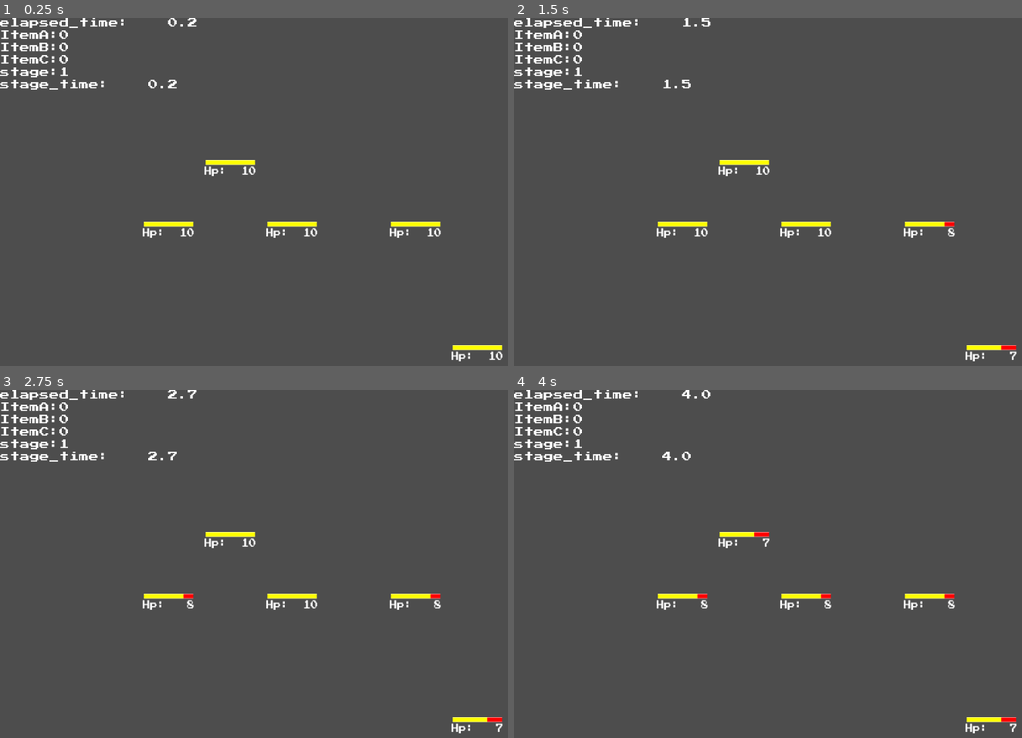
Above: before the commit, frames 1-4 (two rows, left to right).
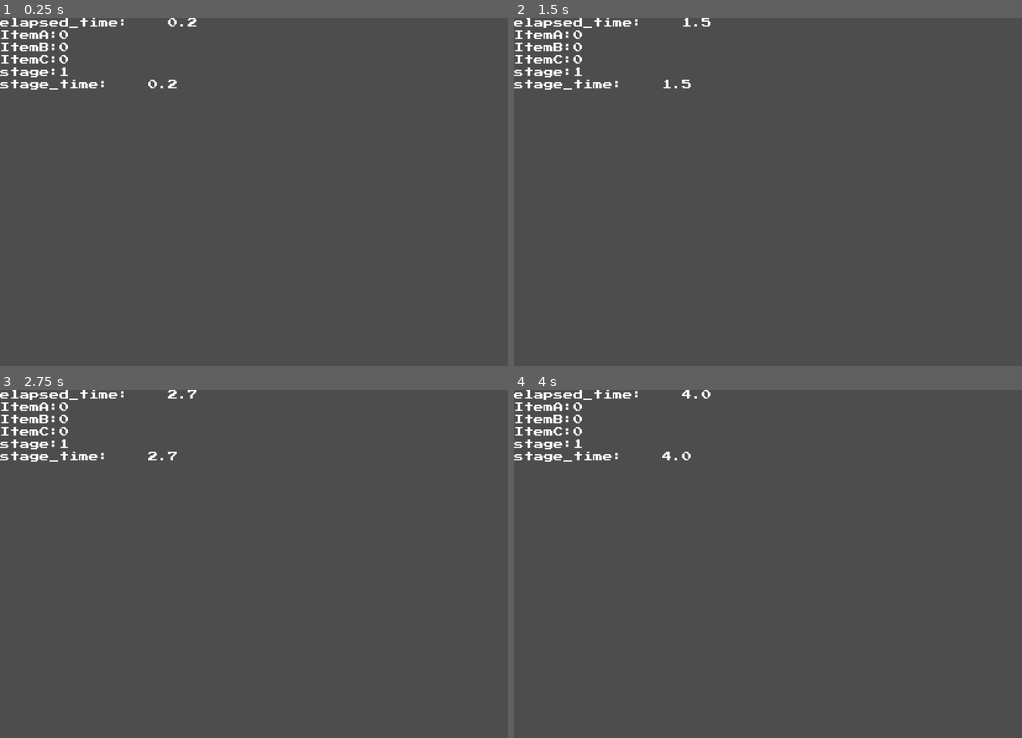
Above: after the commit, the same moments.

Repository: satoIZ/L012
Game: Godot game, scene res://enemy1/enemyA1.tscn
Two runs of this game, one before a commit and one after it. Both use one fixed random seed, a clock stepped at 60 frames per second and the inputs below.
Inputs (mouse positions are in pixels of both pictures, inside the frame that each line leads up to):
- Up to frame 1 (0.25 s): no input
- Up to frame 2 (1.5 s): move the mouse to (915, 202) at 0.52 s; press the mouse at (915, 202) at 0.53 s; move the mouse to (976, 327) at 1.27 s; release the mouse at (976, 327) at 1.28 s; click (976, 327) at 1.35 s
- Up to frame 3 (2.75 s): move the mouse to (152, 574) at 2.02 s; press the mouse at (152, 574) at 2.03 s
- Up to frame 4 (4 s): move the mouse to (732, 511) at 2.77 s; release the mouse at (732, 511) at 2.78 s; click (732, 511) at 2.85 s; move the mouse to (793, 574) at 3.52 s; press the mouse at (793, 574) at 3.53 s

The runs differ from the first frame. In frame 1, 1.2% of the frame differs, in the area x 28-99%, y 40-99%; in frame 2, 1.2%; in frame 3, 1.2%; in frame 4, 1.2%.
Error after the commit: Invalid assignment of property or key 'max_value' with value of type 'float' on a base object of type 'null instance'. (res://enemy1/Enemy1.gd:29)

Commit message:
Update enemy1.tscn

Diff:
--- a/enemy1/enemy1.tscn
+++ b/enemy1/enemy1.tscn
@@ -1,9 +1,7 @@
-[gd_scene load_steps=6 format=3 uid="uid://dbtfuom7tky3"]
+[gd_scene load_steps=4 format=3 uid="uid://dbtfuom7tky3"]
 
 [ext_resource type="Script" path="res://enemy1/Enemy1.gd" id="1_ija6t"]
-[ext_resource type="Texture2D" uid="uid://c4jfy17sc6yer" path="res://image/bar.png" id="2_uo6m8"]
-[ext_resource type="Texture2D" uid="uid://dhw7ka4k5qgpc" path="res://image/bar_w.png" id="3_ioed8"]
-[ext_resource type="FontFile" uid="uid://gkmjx56aaqre" path="res://fonts/PressStart2P-Regular.ttf" id="4_rfad3"]
+[ext_resource type="PackedScene" uid="uid://s7njlcasydkq" path="res://UI/gauge.tscn" id="2_iedf1"]
 
 [sub_resource type="RectangleShape2D" id="RectangleShape2D_jtoq3"]
 size = Vector2(50, 50)
@@ -14,27 +12,7 @@
 [node name="CollisionShape2D" type="CollisionShape2D" parent="."]
 shape = SubResource("RectangleShape2D_jtoq3")
 
-[node name="gauge" type="TextureProgressBar" parent="."]
-offset_left = -17.0
-offset_top = 30.0
-offset_right = 383.0
-offset_bottom = 70.0
-scale = Vector2(0.2, 0.5)
-texture_under = ExtResource("2_uo6m8")
-texture_over = ExtResource("3_ioed8")
-texture_progress = ExtResource("2_uo6m8")
-tint_under = Color(1, 0, 0, 1)
-tint_progress = Color(1, 1, 0, 1)
-
-[node name="Label" type="Label" parent="gauge"]
-layout_mode = 0
-offset_left = -10.0
-offset_top = 22.0
-offset_right = 200.0
-offset_bottom = 232.0
-scale = Vector2(2, 1)
-theme_override_fonts/font = ExtResource("4_rfad3")
-theme_override_font_sizes/font_size = 30
+[node name="gauge" parent="." instance=ExtResource("2_iedf1")]
 
 [connection signal="area_entered" from="." to="." method="_on_area_entered"]
 [connection signal="input_event" from="." to="." method="_on_input_event"]
